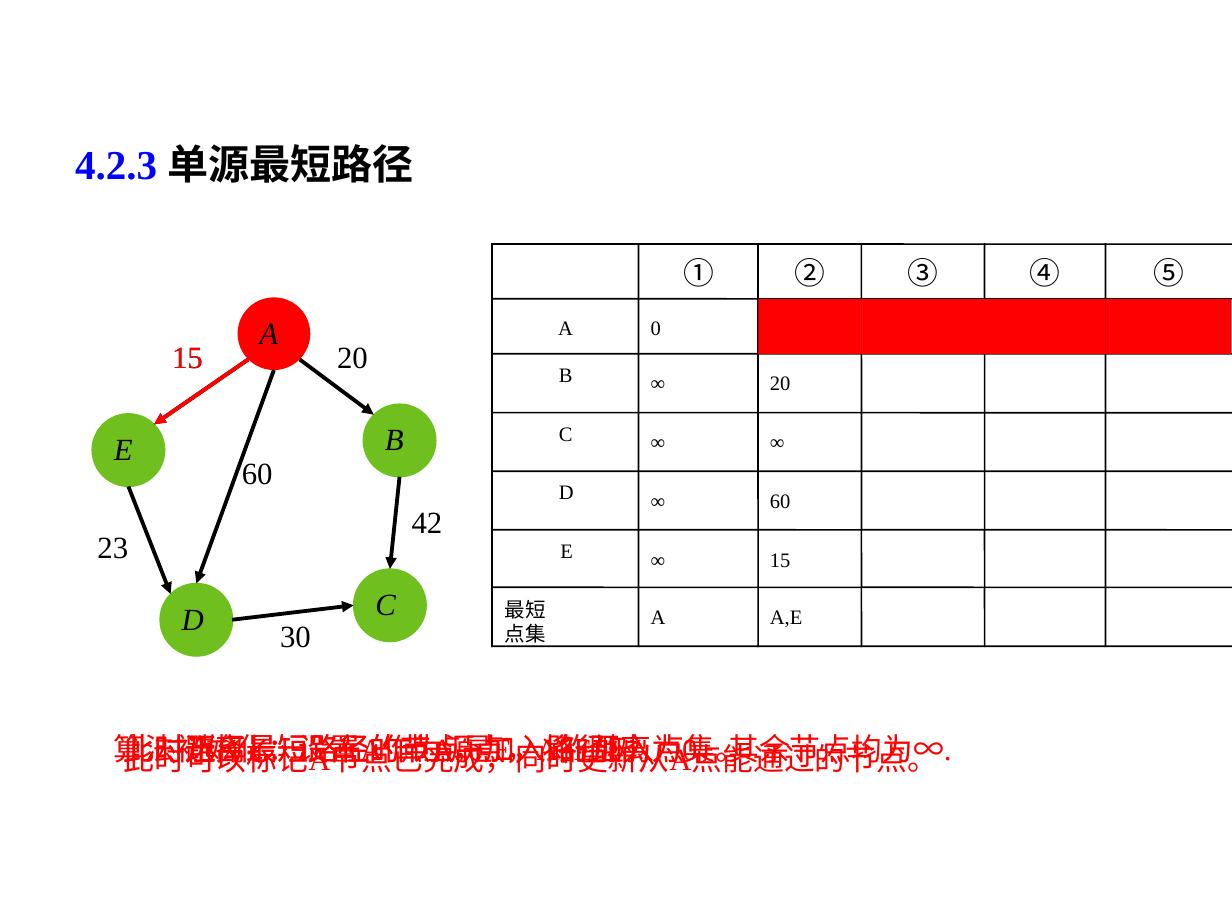
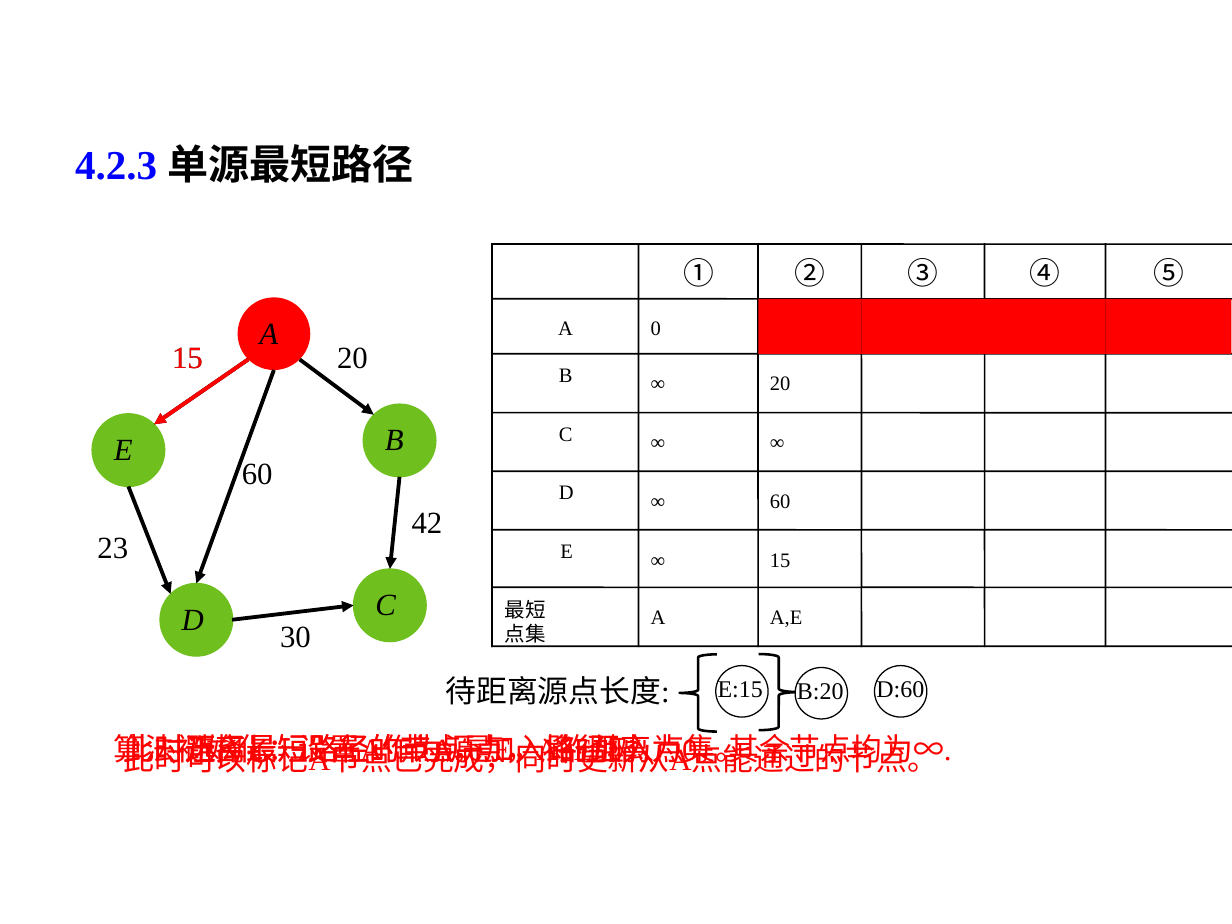
Before and after one commit to liutongling/DP, a slide deck: slide 60 of file/第4章 贪心法.pptx (slide 61 before the commit). Drawn at 1232x924 pixels with LibreOffice and Linux fonts; fonts in the diff are those of the drawing; background and template pictures are left out. Boxes give left, top, right and bottom in pixels: in the first picture for what was removed or moved away, otherwise in the second. Text is boxed around its words. In the diff, an @@ line names an element or a change of style, - is before the commit and + after.

```diff
--- a/file/第4章 贪心法.pptx
+++ b/file/第4章 贪心法.pptx
@@ left brace added at <box>680,654,717,732</box>, outline #000000 1.5 pt @@
@@ left brace added at <box>759,654,800,731</box>, outline #000000 1.5 pt @@
@@ text added at <box>446,676,670,705</box>, 18 pt, text #000000 @@
+待距离源点长度:
@@ ellipse added at <box>716,665,769,717</box>, fill #FFFFFF, outline #000000 0.75 pt @@
@@ text added at <box>718,678,754,703</box>, 14 pt, text #000000 @@
+A:0
@@ text added at <box>718,678,763,703</box>, 14 pt, text #000000 @@
+E:15
@@ ellipse added at <box>795,668,848,719</box>, fill #FFFFFF, outline #000000 0.75 pt @@
@@ text added at <box>797,680,844,705</box>, 14 pt, text #000000 @@
+B:20
@@ ellipse added at <box>875,665,928,717</box>, fill #FFFFFF, outline #000000 0.75 pt @@
@@ text added at <box>876,678,924,703</box>, 14 pt, text #000000 @@
+D:60
```
Also in this commit, not shown: 3 other slides changed, 2 slides added, 12 slides removed, 2 other files.
